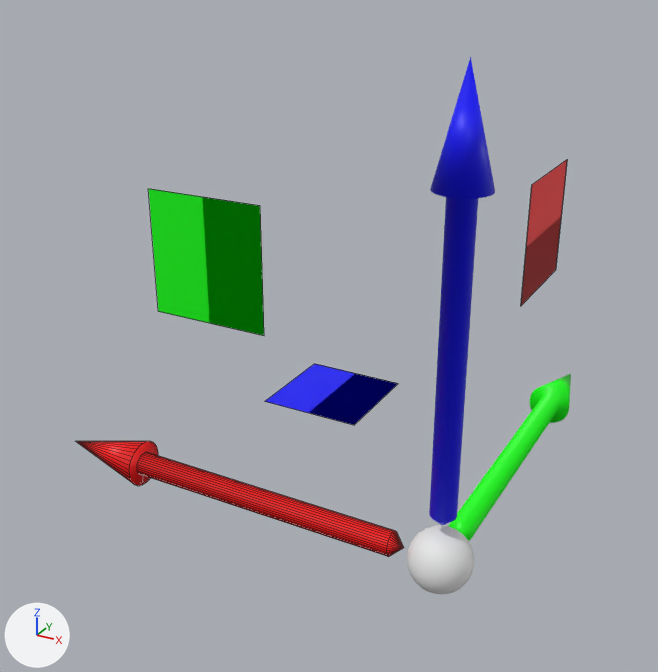
An edit to the Blender file Resources/Engine/Models/gizmo-translation.blend, drawn before and after from the same camera.
One viewpoint serves both versions: a 50 mm lens placed at (98.0, -263.0, 212.0), pointed at (-82.0, 63.0, 49.0). Every picture has the same lights, and +X, +Y and +Z are marked at lower left. Mesh edges are drawn as thin lines on the coarser meshes.

Names of what the first picture shows: 'ArrowX', 'ArrowY', 'ArrowZ', 'Center', 'PlaneX', 'PlaneY', 'PlaneZ'.
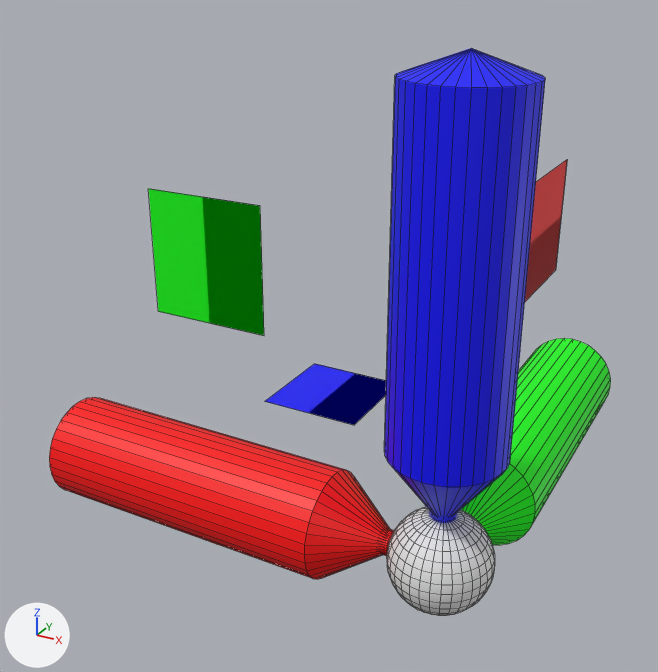
The change, as a list of edits to the scene's bpy script:
```text
Add me_centerselection:
    me_centerselection.from_pydata(...)  # a UV sphere (32 segments, 16 rings, poles along z) spanning x -20.0..20.0, y -20.0..20.0, z -20.0..20.0
    me_centerselection.polygons.foreach_set('use_smooth', [True] * 512)
Add me_arrowyselection:
    me_arrowyselection.from_pydata(...)  # 66 vertices, 96 faces; spans x -22.0..22.0, y 15.0..182.0, z -22.0..22.0
    me_arrowyselection.materials.append(mat_green)  # green #00ff00
Add me_arrowxselection:
    me_arrowxselection.from_pydata(...)  # 66 vertices, 96 faces; spans x -182.0..-15.0, y -22.0..22.0, z -22.0..22.0
    me_arrowxselection.materials.append(mat_red)  # red #ff0000
Add me_arrowzselection:
    me_arrowzselection.from_pydata(...)  # 66 vertices, 96 faces; spans x -22.0..22.0, y -22.0..22.0, z 15.0..182.0
    me_arrowzselection.materials.append(mat_blue)  # blue #0000ff
Add ob_centerselection:
    ob_centerselection = bpy.data.objects.new('CenterSelection', me_centerselection)
    ob_centerselection.location = (0.0, 0.0, 0.0)
Add ob_arrowyselection:
    ob_arrowyselection = bpy.data.objects.new('ArrowYSelection', me_arrowyselection)
    ob_arrowyselection.location = (0.0, 0.0, 0.0)
Add ob_arrowxselection:
    ob_arrowxselection = bpy.data.objects.new('ArrowXSelection', me_arrowxselection)
    ob_arrowxselection.location = (0.0, 0.0, 0.0)
Add ob_arrowzselection:
    ob_arrowzselection = bpy.data.objects.new('ArrowZSelection', me_arrowzselection)
    ob_arrowzselection.location = (0.0, 0.0, 0.0)
```

Pixel boxes (x1, y1, x2, y2) of what changed, in the pictures (658 x 672 px):
'ArrowZSelection', added (blue): after (384, 48, 545, 517)
'ArrowXSelection', added (red): after (49, 397, 390, 579)
'ArrowYSelection', added (green): after (461, 338, 611, 545)
'CenterSelection', added: after (387, 507, 495, 616)
'ArrowZ', unchanged, covered by the edit: before (429, 57, 495, 526); after (429, 510, 457, 523)
'ArrowX', unchanged, covered by the edit: before (76, 441, 404, 557); after (380, 529, 394, 556)
'ArrowY', unchanged, covered by the edit: before (449, 374, 571, 541)
'Center', unchanged, covered by the edit: before (407, 525, 474, 594)
